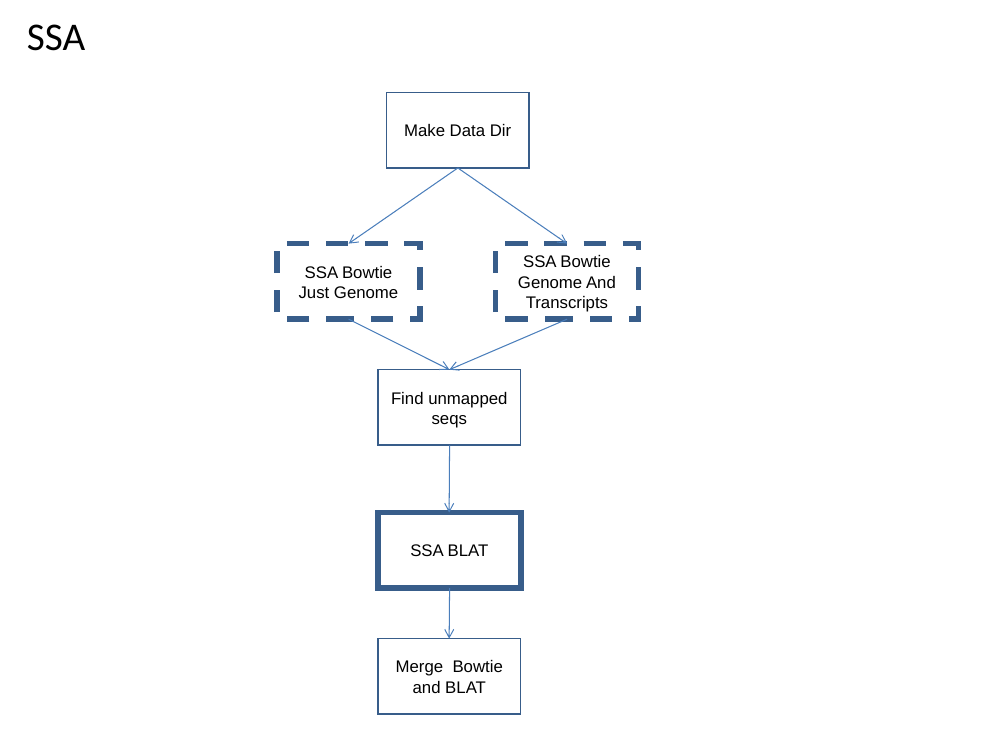
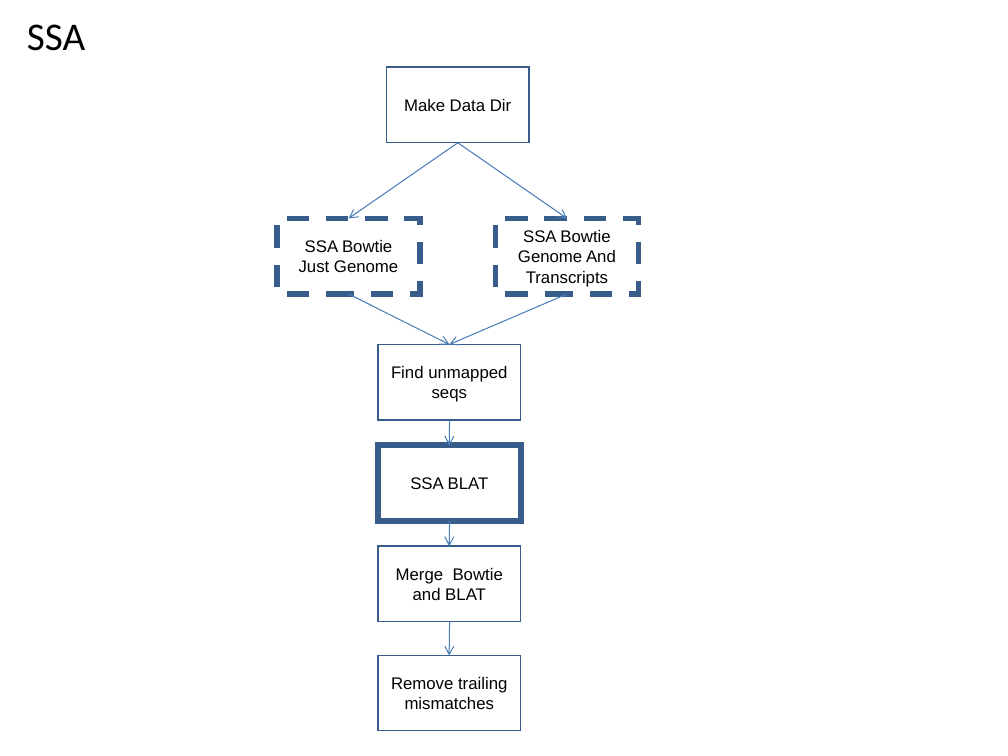
Before and after one commit to VEuPathDB/ApiCommonWorkflow, a slide deck: slide 51 of Main/doc/IntegratedWorkflow.ppt (slide 50 before the commit). Drawn at 1008x756 pixels with LibreOffice and Linux fonts; fonts in the diff are those of the drawing. Boxes give left, top, right and bottom in pixels: in the first picture for what was removed or moved away, otherwise in the second. Text is boxed around its words. In the diff, an @@ line names an element or a change of style, - is before the commit and + after.

```diff
--- a/Main/doc/IntegratedWorkflow.ppt
+++ b/Main/doc/IntegratedWorkflow.ppt
@@ 4 rectangles, 4 arrows: place and size @@
-4 rectangles, 4 arrows at <box>277,93,639,446</box>
+4 rectangles, 4 arrows at <box>277,68,639,420</box>
@@ rectangle "SSA BLAT": place and size @@
-rectangle "SSA BLAT" at <box>378,512,521,588</box>
+rectangle "SSA BLAT" at <box>378,446,521,521</box>
@@ arrow moved from (450, 446) - (450, 513) to (450, 420) - (450, 446) @@
@@ arrow added from (450, 521) to (450, 546), #4A7EBB 0.74 pt @@
@@ rectangle "Merge Bowtie and BLAT": place and size @@
-rectangle "Merge Bowtie and BLAT" at <box>378,638,521,714</box>
+rectangle "Merge Bowtie and BLAT" at <box>378,546,521,622</box>
@@ arrow moved from (450, 589) - (450, 639) to (450, 622) - (450, 655) @@
@@ rectangle added at <box>378,655,521,731</box>, outline #385D8A 0.99 pt, 12 pt, text #000000 @@
+Remove trailing mismatches
```
Also in this commit, not shown: 1 slide added.
